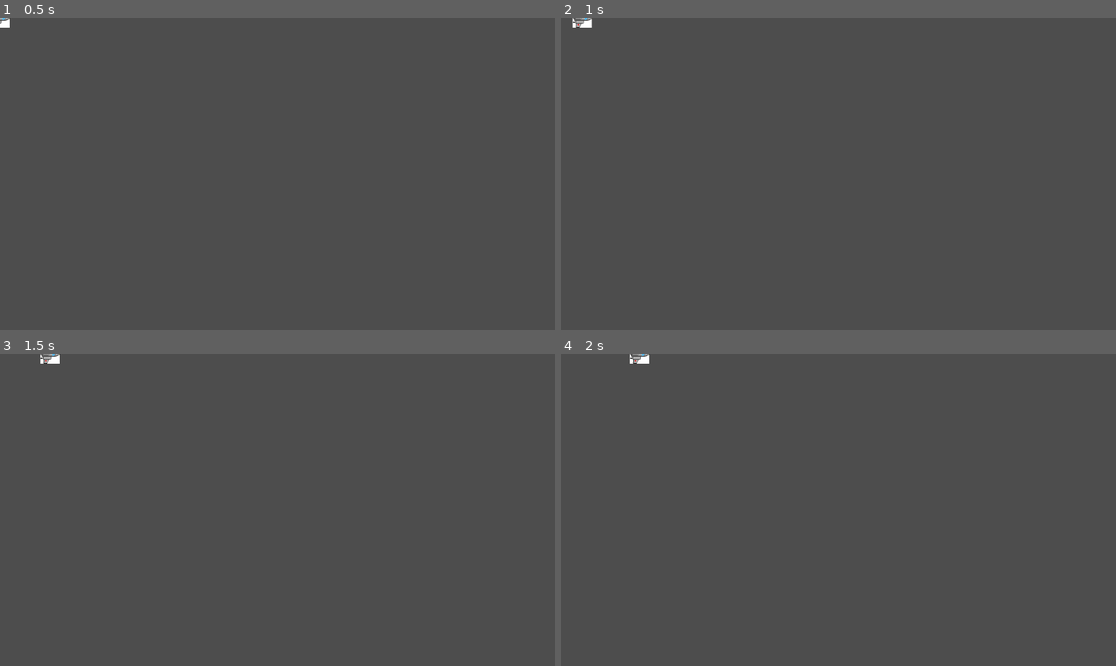
Above: before the commit, frames 1-4 (two rows, left to right).
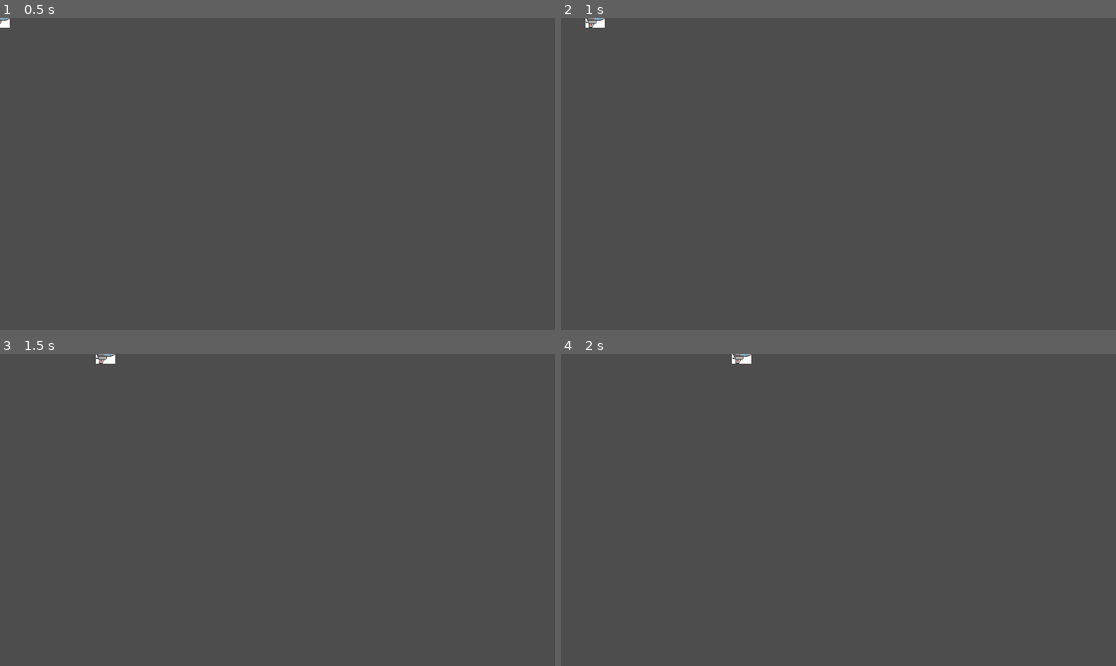
Above: after the commit, the same moments.

Repository: GreatSandwiches/Orbital-Obliteration
Game: Godot game, scene res://Scenes/player1.tscn
Same seed, same stepped clock (60 frames per second), same inputs: the game is played once before the commit and once after it.
Inputs:
- Up to frame 1 (0.5 s): no input
- Up to frame 2 (1 s): tap Enter at 0.5 s; hold Up (ui_up) from 0.53 s (still down)
- Up to frame 3 (1.5 s): keep holding Up (ui_up)
- Up to frame 4 (2 s): keep holding Up (ui_up)

Frame 1 is identical in both runs. In frame 2, 0.2% of the frame differs, in the area x 2-9%, y 0-4%; in frame 3, 0.2%; in frame 4, 0.2%, in the area x 12-35%, y 0-4%.

Commit message:
implemented new movement with reduced gliding effect

Diff:
--- a/Scripts/player1.gd
+++ b/Scripts/player1.gd
@@ -26,13 +26,25 @@
 
 func _process(delta):
 	# Outputs ship velocity by adding acceleration subtracted by friction
-	shipvectorforward = Vector2(transform.x * 500 * acceleration * delta)
+	shipvectorforward = Vector2(transform.x * acceleration * delta)
 	shipvector += shipvectorforward - shipvectorbackward
 	# Calculates friction vector
-	shipvectorbackward.x = 0.00001 * (pow((shipvector.x), 3))
-	shipvectorbackward.y = 0.00001 * (pow((shipvector.y), 3))
 
-	velocity = shipvector
+	# old script:
+	#shipvectorbackward.x = 0.000001 * (pow((shipvector.x), 3))
+	#shipvectorbackward.y = 0.000001 * (pow((shipvector.y), 3))
+
+	# new script:
+	if shipvector.x >= 0:
+		shipvectorbackward.x = 0.01 * (pow((shipvector.x + 1), 3) - 1)
+	if shipvector.x <= 0:
+		shipvectorbackward.x = 0.01 * (pow((shipvector.x - 1), 3) + 1)
+	if shipvector.y >= 0:
+		shipvectorbackward.y = 0.01 * (pow((shipvector.y + 1), 3) - 1)
+	if shipvector.y <= 0:
+		shipvectorbackward.y = 0.01 * (pow((shipvector.y - 1), 3) + 1)
+
+	velocity = 500 * shipvector
 	# Movement input
 	if Input.is_action_pressed("ui_up"):
 		acceleration = 2
